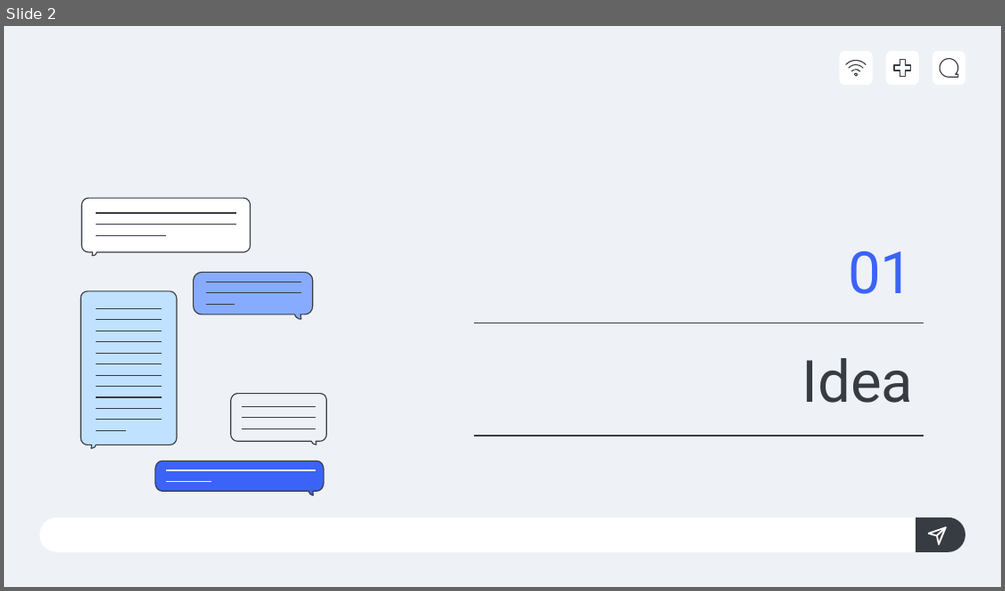
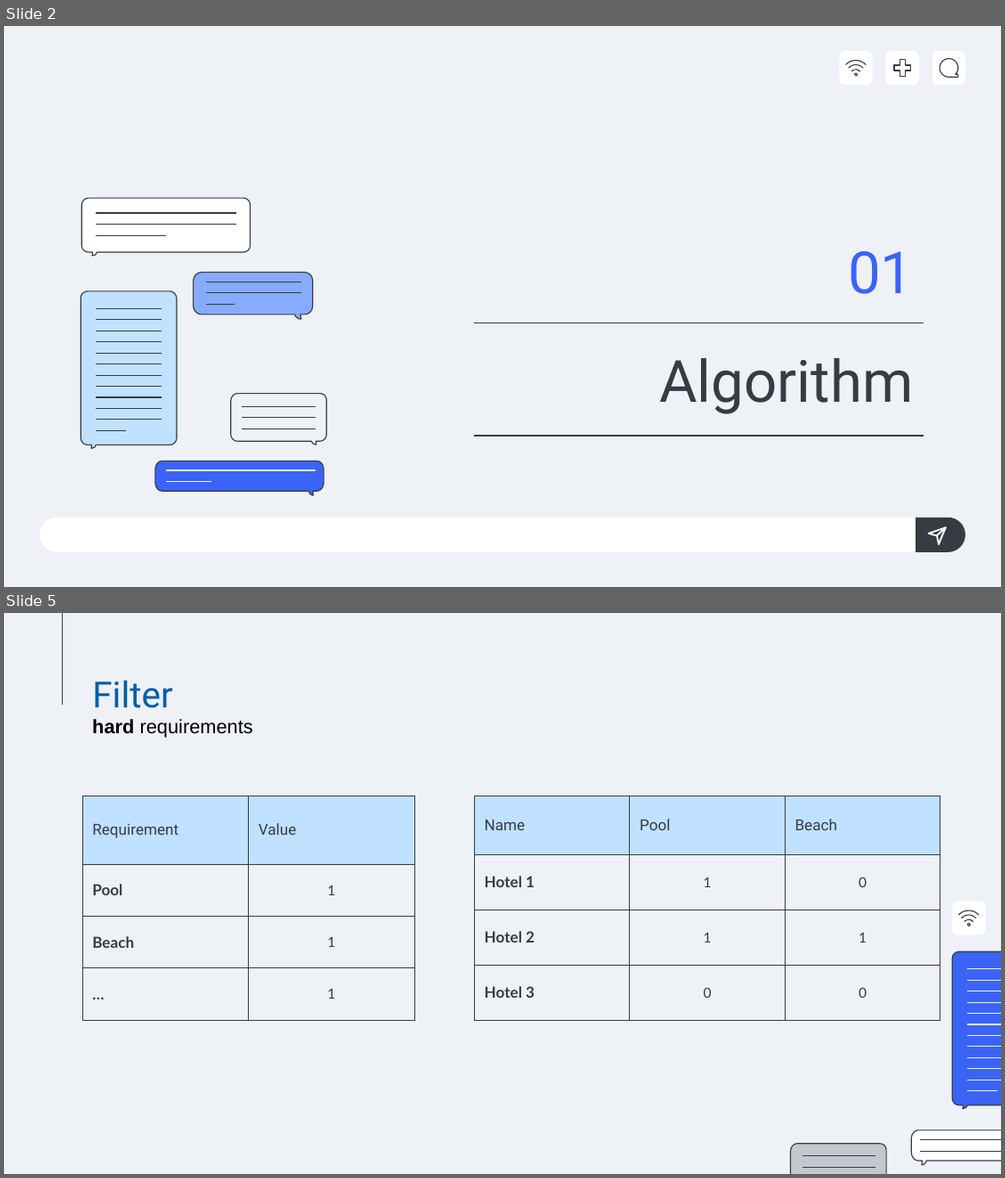
Before and after one commit to M4RKUS28/SmartStay24, a slide deck: Makeathon Check24 - Pitch.pptx. Shown one above the other, each under a label of ours: slide 2 before the commit, slides 2 and 5 after it; the slides between them are not shown. The pictures are 1005x591 and 1005x1178 pixels, drawn with LibreOffice and Linux fonts; fonts in the diff are those of the drawing. Boxes give left, top, right and bottom in pixels: in the first picture for what was removed or moved away, otherwise in the second. Text is boxed around its words. In the diff, an @@ line names an element or a change of style, - is before the commit and + after.

```diff
--- a/Makeathon Check24 - Pitch.pptx
+++ b/Makeathon Check24 - Pitch.pptx
@@ slide 5 added at (4,613,1001,1174), background #EEF1F5 @@
@@ line added from (63, 613) to (63, 705), #373B42 0.75 pt @@
@@ title added at (92,680,172,708), 26 pt, text #005EA7 @@
+Filter
@@ text added at (92,719,253,738), 14 pt, text #000000 @@
+hard requirements
@@ table added at (82,796,416,1021), 4 rows, 2 columns @@
+Requirement | Value
+Pool | 1
+Beach | 1
+… | 1
@@ table added at (475,796,941,1021), 4 rows, 3 columns @@
+Name | Pool | Beach
+Hotel 1 | 1 | 0
+Hotel 2 | 1 | 1
+Hotel 3 | 0 | 0
@@ group added at (952,901,985,935): 4 freeform shapes, 1 rounded rectangle @@
@@ group added at (791,952,1001,1174): 16 lines, 3 freeform shapes @@
@@ slide 2 changed as well @@
@@ title at (659,358,913,414): text changed @@
-Idea
+Algorithm
```
Also in this commit, not shown: 3 other slides changed, 6 other slides added, 3 slides removed.
